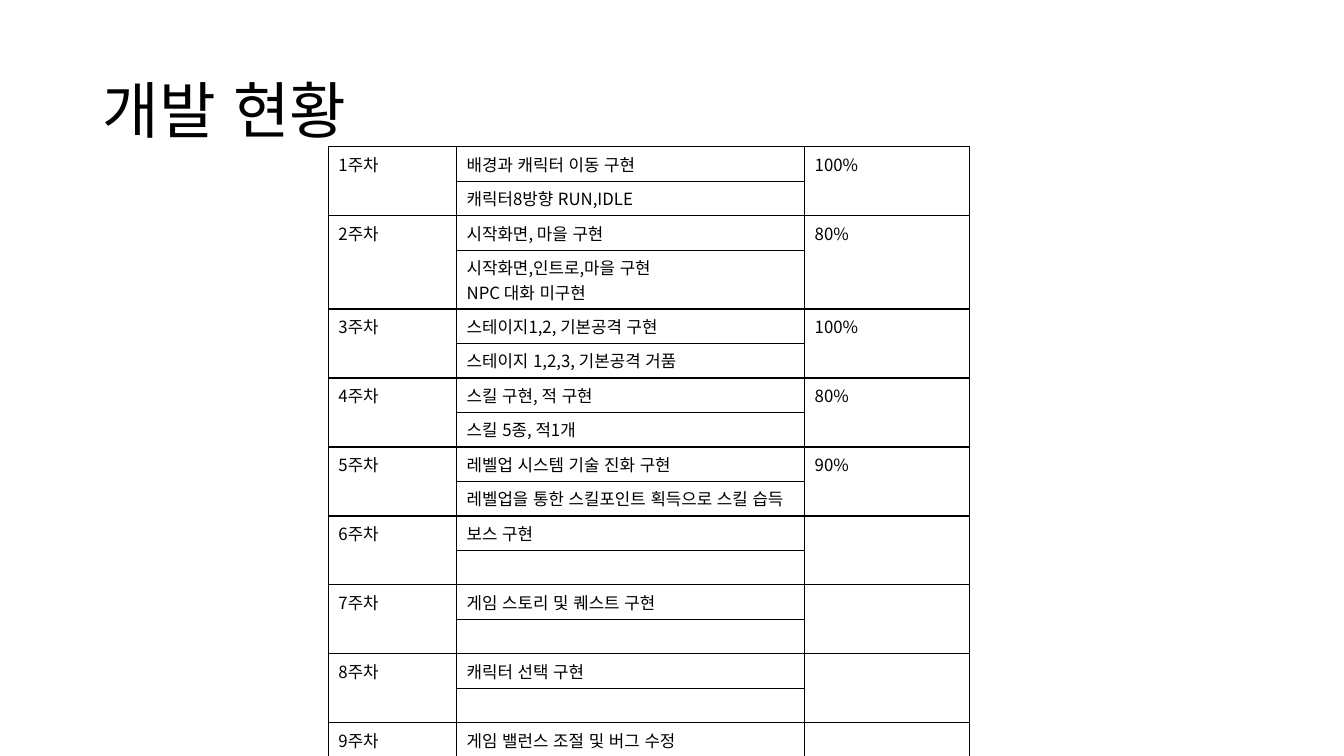
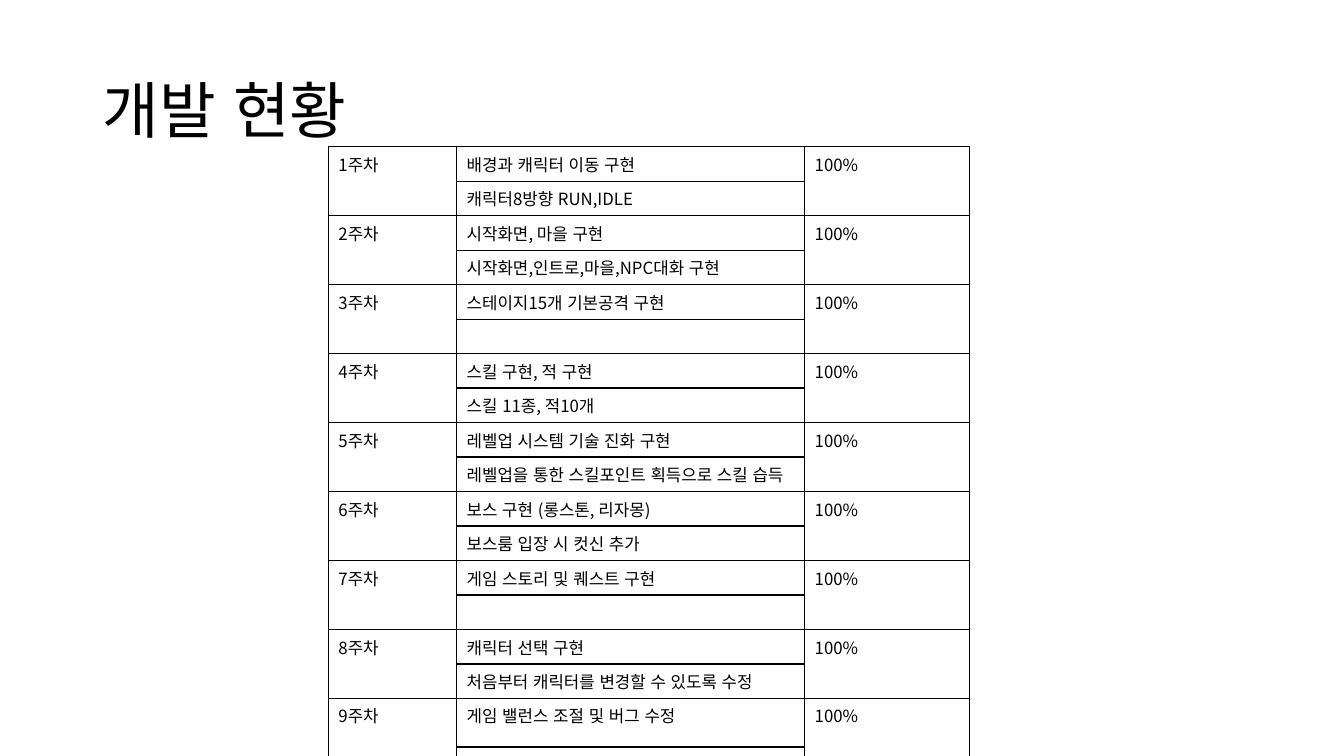
Before and after one commit to ToughGuyClub/Quagsire_revenge, a slide deck: slide 2 of 2D게임프로그래밍 2차 발표.pptx. Drawn at 1344x756 pixels with LibreOffice and Linux fonts; fonts in the diff are those of the drawing. Boxes give left, top, right and bottom in pixels: in the first picture for what was removed or moved away, otherwise in the second. Text is boxed around its words. In the diff, an @@ line names an element or a change of style, - is before the commit and + after.

Commit message:
버그수정

```diff
--- a/2D게임프로그래밍 2차 발표.pptx
+++ b/2D게임프로그래밍 2차 발표.pptx
@@ table at box(329, 147, 970, 732) @@
-row 3, column 3: 80%
+row 3, column 3: 100%
-row 4, column 2: 시작화면,인트로,마을 구현 / NPC 대화 미구현
+row 4, column 2: 시작화면,인트로,마을,NPC대화 구현
-row 5, column 2: 스테이지1,2, 기본공격 구현
+row 5, column 2: 스테이지15개 기본공격 구현
-row 6, column 2: 스테이지 1,2,3, 기본공격 거품
+row 6, column 2: 
-row 7, column 3: 80%
+row 7, column 3: 100%
-row 8, column 2: 스킬 5종, 적1개
+row 8, column 2: 스킬 11종, 적10개
-row 9, column 3: 90%
+row 9, column 3: 100%
-row 11: 6주차 | 보스 구현 | 
+row 11: 6주차 | 보스 구현 (롱스톤, 리자몽) | 100%
+row 12:  | 보스룸 입장 시 컷신 추가 | 
+row 13: 7주차 | 게임 스토리 및 퀘스트 구현 | 100%
-row 13: 7주차 | 게임 스토리 및 퀘스트 구현 | 
-row 14:  |  | 
-row 15: 8주차 | 캐릭터 선택 구현 | 
-row 16:  |  | 
-row 17: 9주차 | 게임 밸런스 조절 및 버그 수정 | 
-row 18:  |  | 
+row 15: 8주차 | 캐릭터 선택 구현 | 100%
+row 16:  | 처음부터 캐릭터를 변경할 수 있도록 수정 | 
+row 17: 9주차 | 게임 밸런스 조절 및 버그 수정 | 100%
+row 18:  | 배경음악 추가 | 
```
Also in this commit, not shown: 1 other slide changed, 7 other files.
